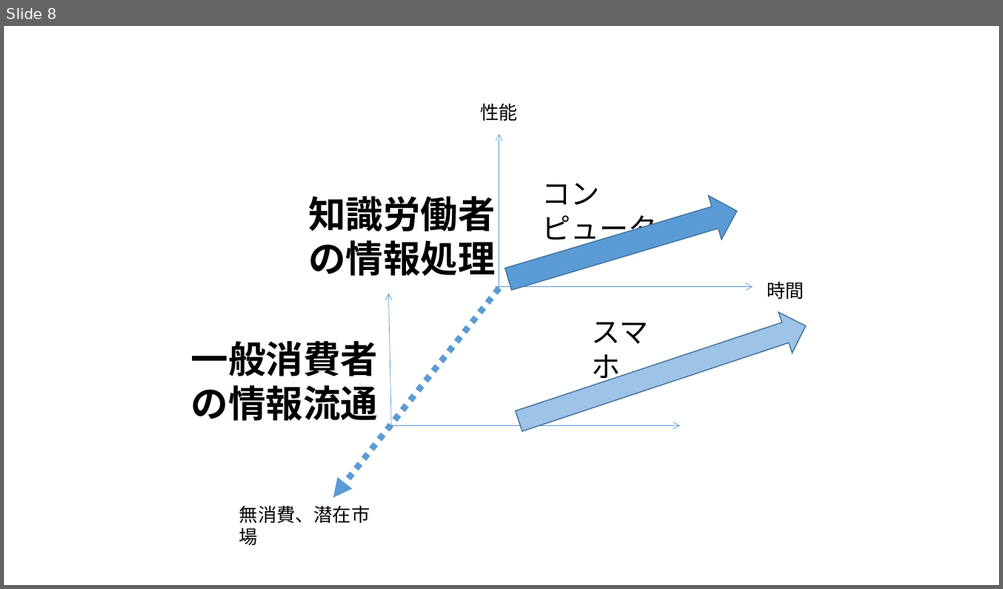
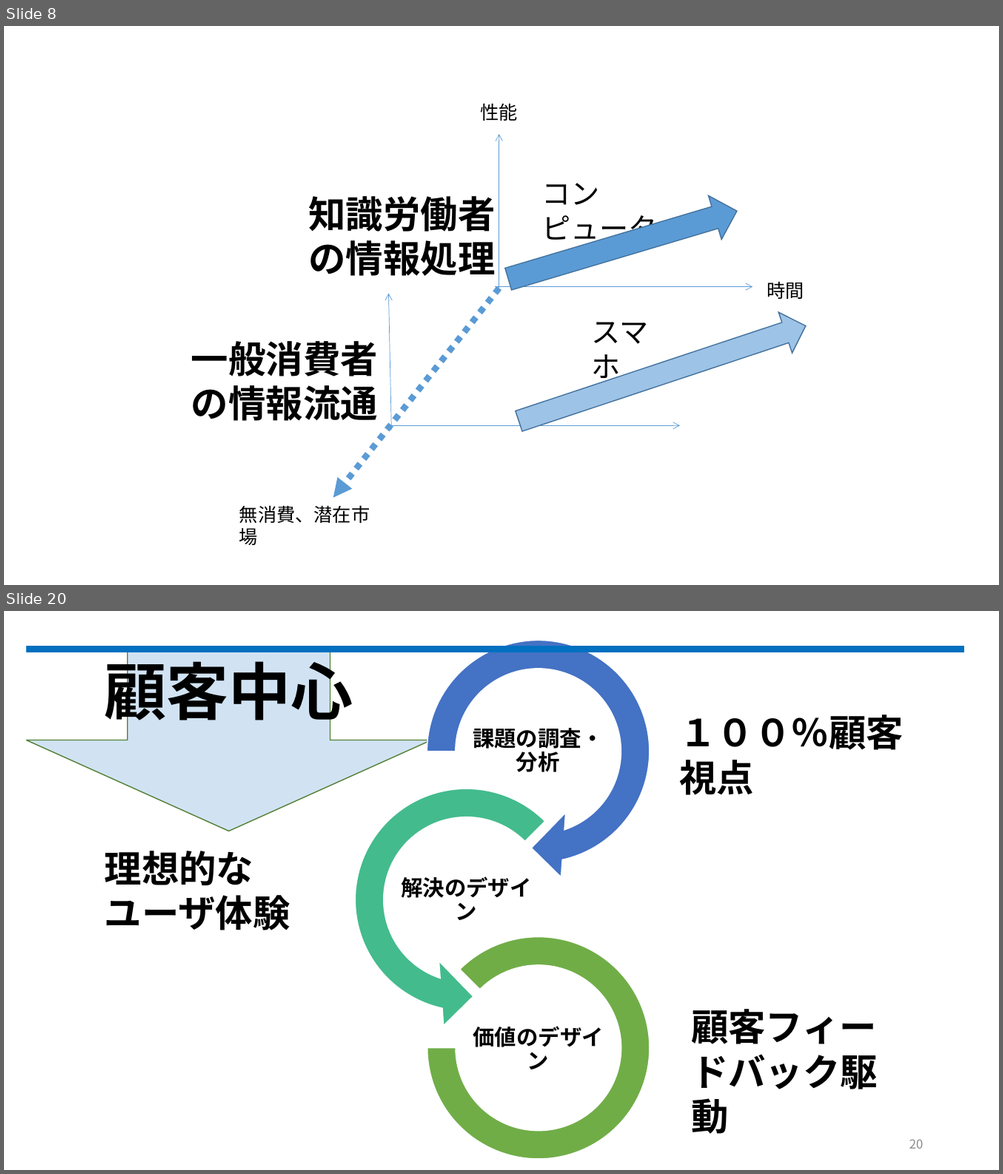
Before and after one commit to satoyoshiharu/innovation_design, a slide deck: figures.pptx. Shown one above the other, each under a label of ours: slide 8 before the commit, slides 8 and 20 after it; the slides between them are not shown. The pictures are 1003x589 and 1003x1174 pixels, drawn with LibreOffice and Linux fonts; fonts in the diff are those of the drawing. Boxes give left, top, right and bottom in pixels: in the first picture for what was removed or moved away, otherwise in the second. Text is boxed around its words. In the diff, an @@ line names an element or a change of style, - is before the commit and + after.

```diff
--- a/figures.pptx
+++ b/figures.pptx
@@ slide 20 added at (x1=4, y1=611, x2=999, y2=1170), background #FFFFFF @@
@@ down arrow added at (x1=26, y1=649, x2=432, y2=831), fill #D1E3F3, outline #538035 1 pt @@
@@ line added from (26, 649) to (965, 649), #0070C0 6 pt @@
@@ text added at (x1=105, y1=652, x2=353, y2=730), 60 pt, text #000000, bold @@
+顧客中心
@@ text added at (x1=680, y1=715, x2=903, y2=795), 36 pt, text #000000, bold @@
+１００％顧客視点
@@ text added at (x1=105, y1=851, x2=290, y2=931), 36 pt, text #000000, bold @@
+理想的なユーザ体験
@@ text added at (x1=691, y1=1009, x2=877, y2=1090), 36 pt, text #000000, bold @@
+顧客フィードバック駆動
@@ group added at (x1=337, y1=622, x2=668, y2=1159): 3 texts, 1 circular arrow, 1 left circular arrow, 1 arch (boxed as its full ring) @@
+課題の調査・分析
+解決のデザイン
+価値のデザイン
@@ page number added at (x1=909, y1=1139, x2=923, y2=1149), 12 pt, text #8C8C8C @@
+20
```
Also in this commit, not shown: 1 slide changed, 14 other slides added.
